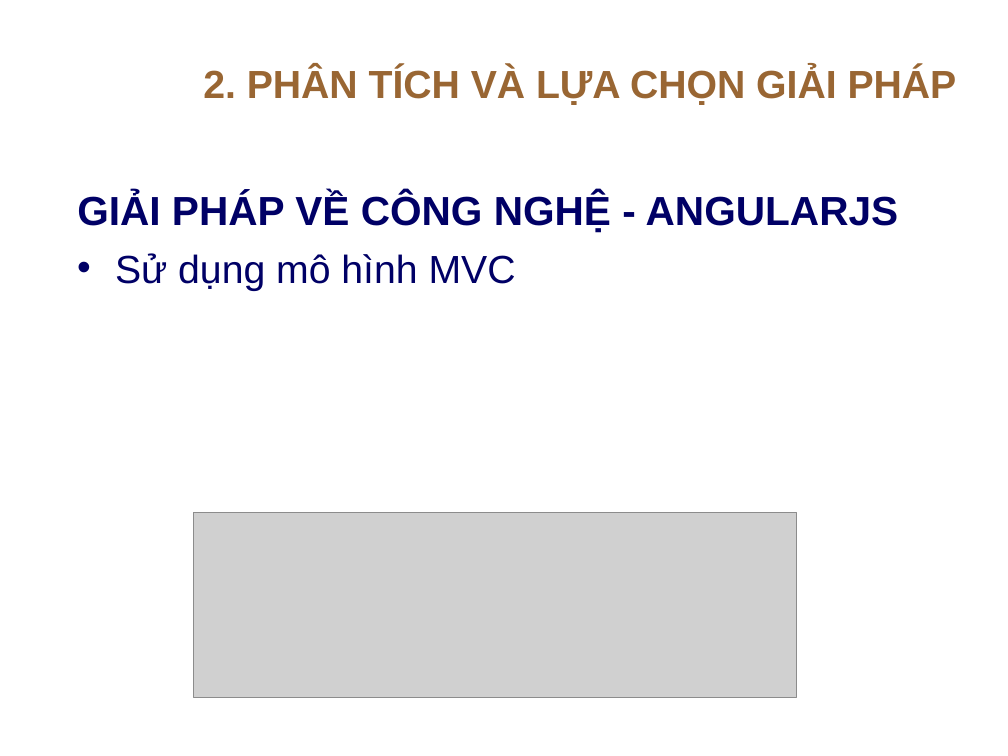
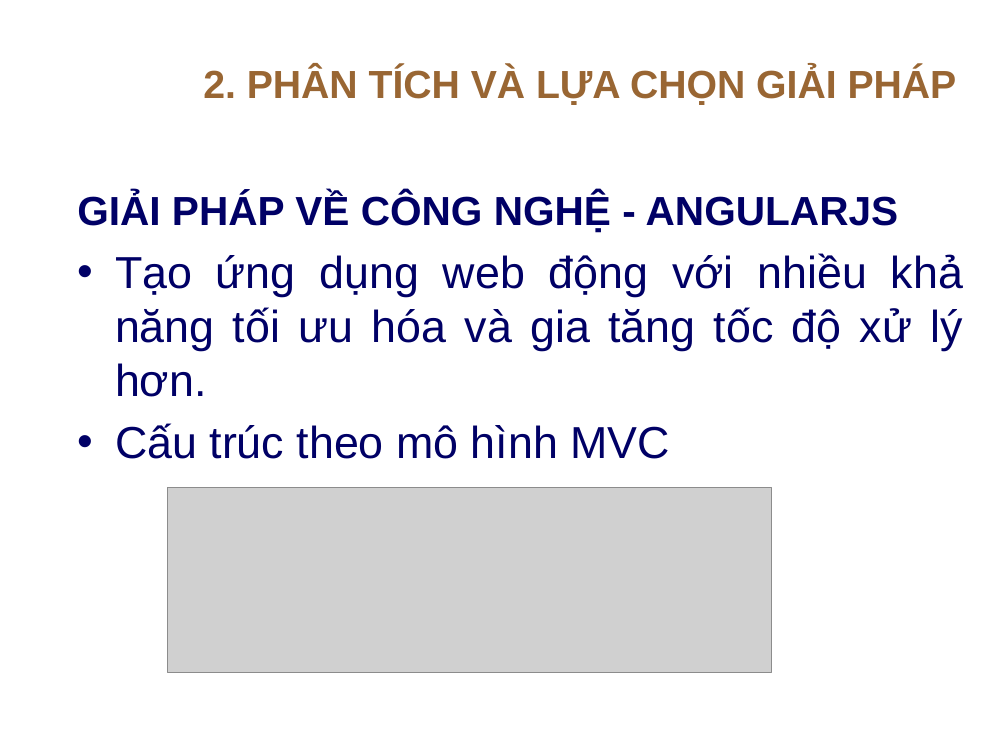
Before and after one commit to nhgiang196/luanvan, a slide deck: slide 10 of maubaocaolv.pptx. Drawn at 1008x756 pixels with LibreOffice and Linux fonts; fonts in the diff are those of the drawing; grey boxes stand for pictures; background and template pictures are left out. Boxes give left, top, right and bottom in pixels: in the first picture for what was removed or moved away, otherwise in the second. Text is boxed around its words. In the diff, an @@ line names an element or a change of style, - is before the commit and + after.

```diff
--- a/maubaocaolv.pptx
+++ b/maubaocaolv.pptx
@@ text at <box>115,253,963,459</box>: text changed; size 28 to 32 pt @@
-• Sử dụng mô hình MVC
+• Tạo ứng dụng web động với nhiều khả năng tối ưu hóa và gia tăng tốc độ xử lý hơn.
+• Cấu trúc theo mô hình MVC
@@ picture: place and size @@
-picture at <box>194,512,797,697</box>
+picture at <box>168,487,772,671</box>
```
Also in this commit, not shown: 11 other slides changed, 2 slides removed, 1 other file.
